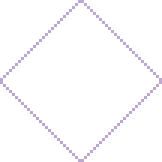
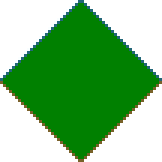
Layers edited between the first and the second 162 × 162 image:
added layer "_008000.png" above "ema_red_blue.png" over [0, 0, 162, 162]
added group "ema_red_blue.png" with 2 layers above "red_blue.png" over [0, 0, 162, 162]
added layer "red" (1st of 2, in "ema_red_blue.png") in group "ema_red_blue.png" over [0, 0, 162, 111]
added layer "blue" (1st of 2, in "ema_red_blue.png") in group "ema_red_blue.png" over [0, 78, 162, 162]
added group "red_blue.png" with 2 layers above "_FFFFFF.png" over [0, 0, 162, 162]
added layer "red" (2nd of 2, in "red_blue.png") in group "red_blue.png" over [0, 81, 162, 162]
added layer "blue" (2nd of 2, in "red_blue.png") in group "red_blue.png" over [0, 0, 162, 81]
